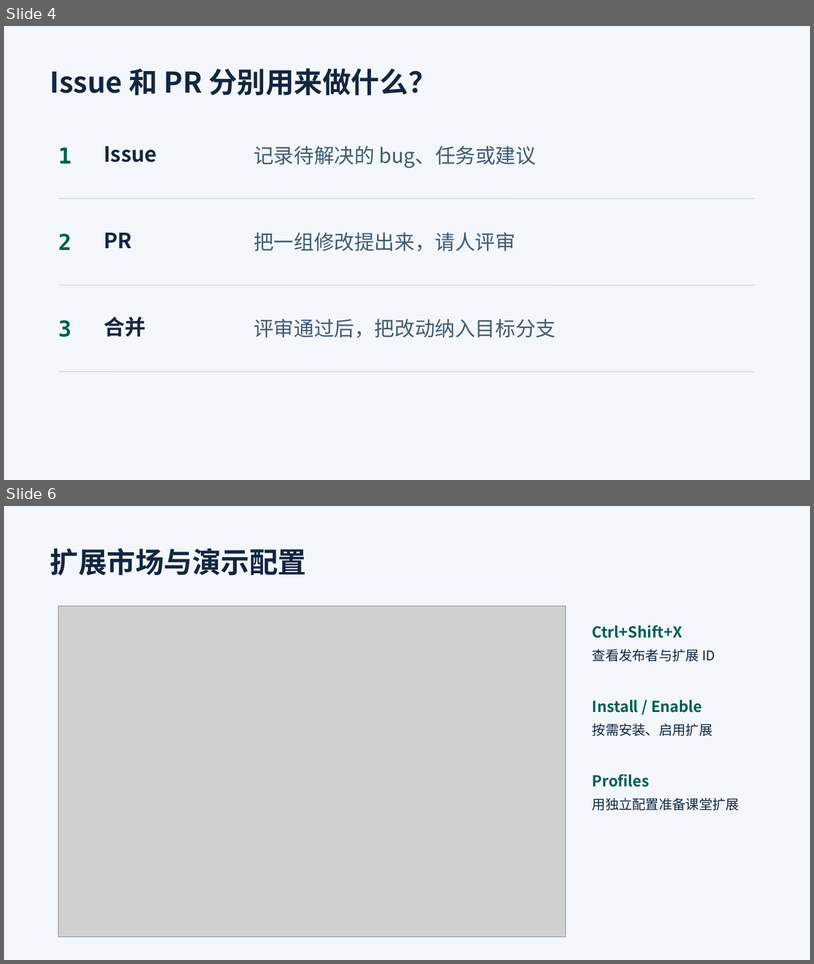
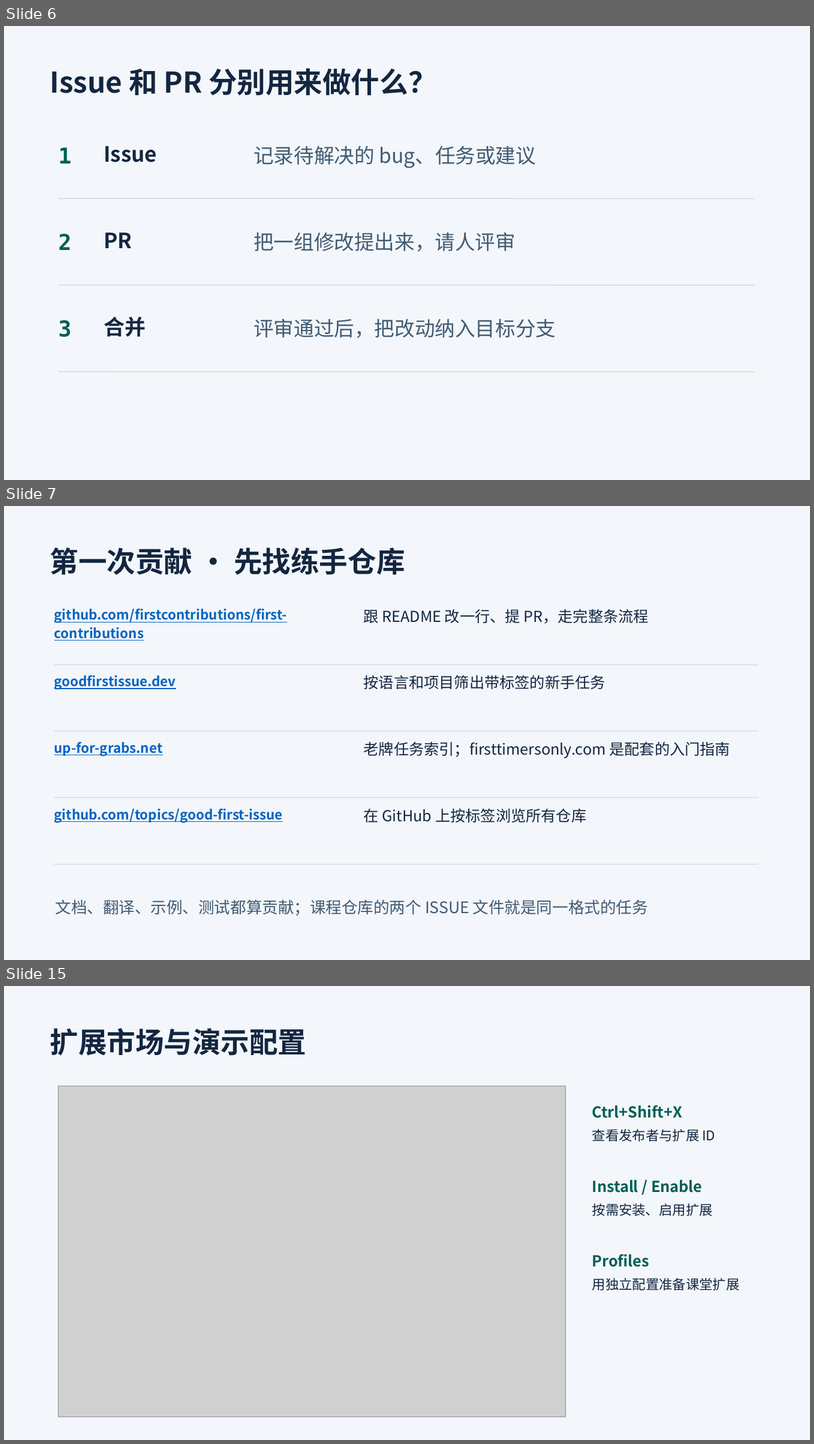
Before and after one commit to Zewang0217/boyuan-tech-sharing-lesson-01, a slide deck: materials/开发环境配置与编辑器.pptx. Shown one above the other, each under a label of ours: slides 4 and 6 before the commit, slides 6, 7 and 15 after it; the slides between them are not shown. The pictures are 814x964 and 814x1444 pixels, drawn with LibreOffice and Linux fonts; fonts in the diff are those of the drawing; grey boxes stand for pictures. Boxes give left, top, right and bottom in pixels: in the first picture for what was removed or moved away, otherwise in the second. Text is boxed around its words. In the diff, an @@ line names an element or a change of style, - is before the commit and + after.

Commit message:
docs(lesson): 补齐工具链与 AI 章节，改用激活环境启动
- 课件从 36 页扩到 56 页：GitHub 仓库页与许可证、练手仓库、编辑器谱系与截图、VS Code 介绍与打开项目、包管理器、推荐扩展、DevTools、npm/npx、装依赖演示、AI 章节
- 两个 README 改为 source .venv/bin/activate 启动，补充 uv 与 GUESS_TARGET 固定谜底写法
- 补充 MIT LICENSE、Windows 快捷键 PDF、图标与书封素材，忽略 Office 锁文件

```diff
--- a/materials/开发环境配置与编辑器.pptx
+++ b/materials/开发环境配置与编辑器.pptx
@@ slide 7 added at (x1=4, y1=506, x2=810, y2=960), background #F3F6FA @@
@@ text added at (x1=50, y1=547, x2=405, y2=575), 34 pt, text #132640, bold @@
+第一次贡献 · 先找练手仓库
@@ text added at (x1=54, y1=609, x2=288, y2=640), 16 pt, text #0563C1, bold, underline @@
+github.com/firstcontributions/first-contributions
@@ text added at (x1=364, y1=609, x2=649, y2=624), 18 pt, text #132640 @@
+跟 README 改一行、提 PR，走完整条流程
@@ line added from (54, 664) to (759, 664), #C8D4E0 0.8 pt @@
@@ text added at (x1=54, y1=675, x2=176, y2=690), 16 pt, text #0563C1, bold, underline @@
+goodfirstissue.dev
@@ text added at (x1=364, y1=675, x2=606, y2=689), 18 pt, text #132640 @@
+按语言和项目筛出带标签的新手任务
@@ line added from (54, 731) to (759, 731), #C8D4E0 0.8 pt @@
@@ text added at (x1=54, y1=742, x2=163, y2=756), 16 pt, text #0563C1, bold, underline @@
+up-for-grabs.net
@@ text added at (x1=364, y1=741, x2=731, y2=758), 18 pt, text #132640 @@
+老牌任务索引；firsttimersonly.com 是配套的入门指南
@@ line added from (54, 798) to (759, 798), #C8D4E0 0.8 pt @@
@@ text added at (x1=54, y1=808, x2=283, y2=822), 16 pt, text #0563C1, bold, underline @@
+github.com/topics/good-first-issue
@@ text added at (x1=364, y1=808, x2=587, y2=822), 18 pt, text #132640 @@
+在 GitHub 上按标签浏览所有仓库
@@ line added from (54, 864) to (759, 864), #C8D4E0 0.8 pt @@
@@ text added at (x1=56, y1=899, x2=648, y2=915), 19 pt, text #415B73 @@
+文档、翻译、示例、测试都算贡献；课程仓库的两个 ISSUE 文件就是同一格式的任务
@@ what was slide 4 is now slide 6 @@
@@ what was slide 6 is now slide 15 @@
```
Also in this commit, not shown: 6 slides changed, 19 other slides added, 31 other files.
